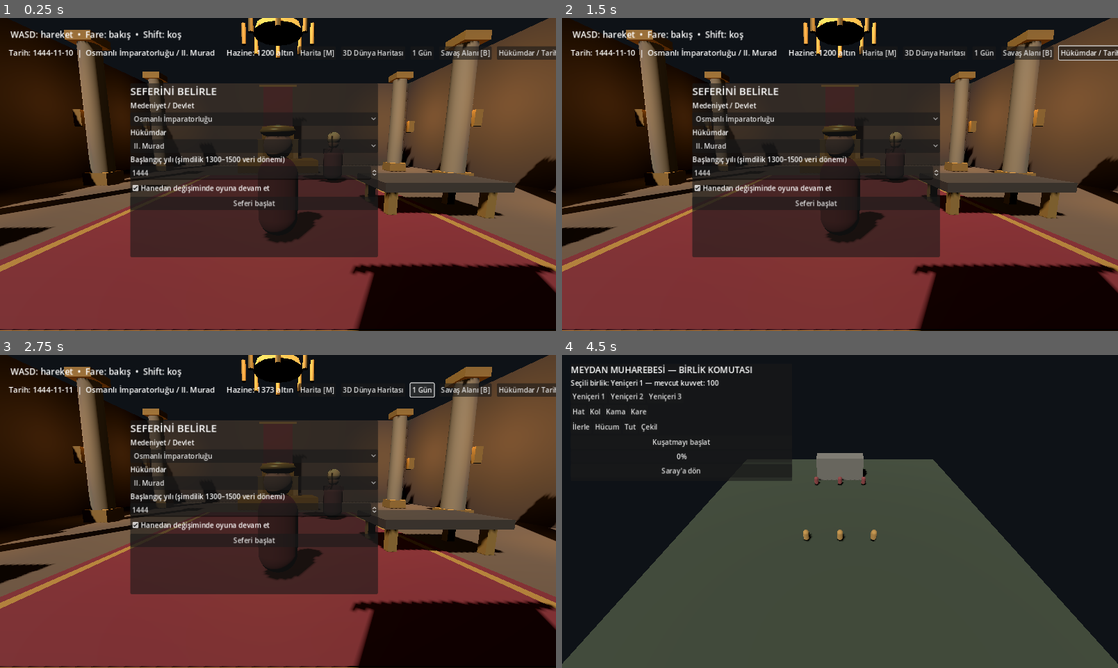
Above: before the commit, frames 1-4 (two rows, left to right).
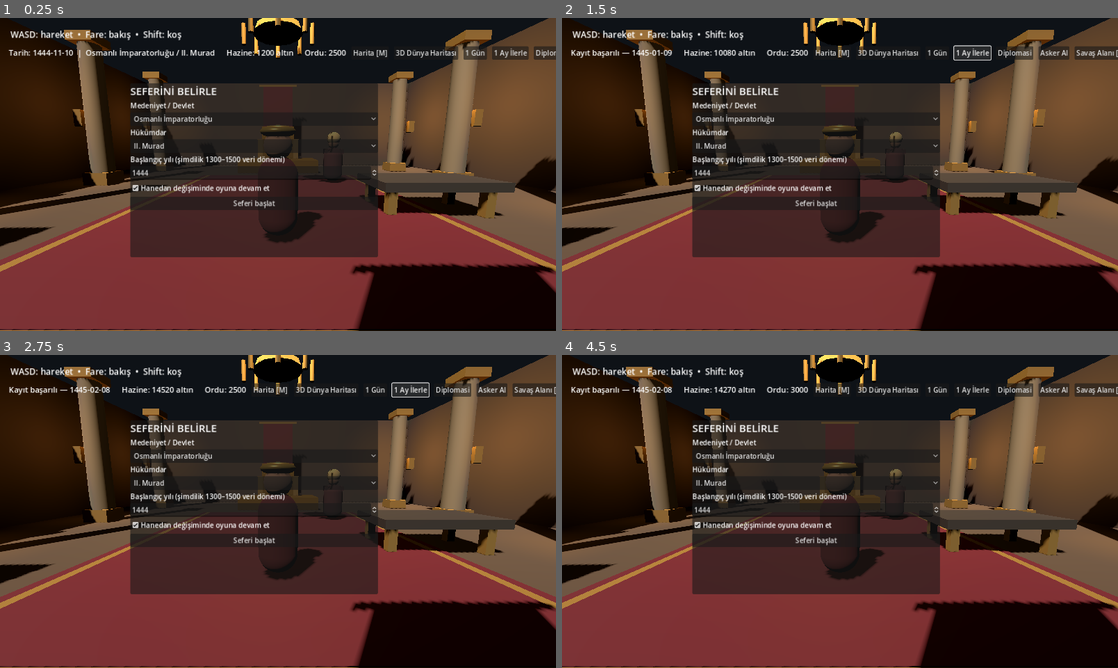
Above: after the commit, the same moments.

Repository: Yusuf-72/Chatgpt
Game: Godot game, scene res://scenes/palace.tscn
Same seed, same stepped clock (60 frames per second), same inputs: the game is played once before the commit and once after it.
Inputs (mouse positions are in pixels of both pictures, inside the frame that each line leads up to):
- Up to frame 1 (0.25 s): no input
- Up to frame 2 (1.5 s): click (1073, 52) at 0.5 s, where only the run after the commit has a clickable "1 Ay İlerle"; click (967, 52) at 1.25 s, where only the run after the commit has a clickable "1 Ay İlerle"
- Up to frame 3 (2.75 s): click (411, 389) at 2 s, where only the run after the commit has a clickable "1 Ay İlerle"
- Up to frame 4 (4.5 s): click (1012, 389) at 2.75 s, where only the run after the commit has a clickable "Diplomasi"; click (1051, 389) at 3.5 s, where only the run after the commit has a clickable "Asker Al"; click (840, 592) at 4.25 s, where only the run after the commit has a clickable "Tamam"

The runs differ from the first frame. In frame 1, 0.7% of the frame differs, in the area x 53-100%, y 8-14%; in frame 2, 1.5%; in frame 3, 1.5%; in frame 4, 76%, in the area x 0-100%, y 0-100%.

Commit message:
Add campaign economy, diplomacy and army recruitment systems

Diff:
--- a/godot/scripts/palace_manager.gd
+++ b/godot/scripts/palace_manager.gd
@@ -13,6 +13,7 @@
 var provinces: Array = []
 var selected_province: Dictionary = {}
 var is_mobile := false
+var army_label: Label
 
 func _ready() -> void:
 	is_mobile = OS.has_feature("mobile")
@@ -87,6 +88,9 @@
 	treasury_label = Label.new()
 	treasury_label.add_theme_font_size_override("font_size", 18)
 	top.add_child(treasury_label)
+	army_label = Label.new()
+	army_label.add_theme_font_size_override("font_size", 18)
+	top.add_child(army_label)
 	var map_button := Button.new()
 	map_button.text = "Harita [M]"
 	map_button.pressed.connect(_toggle_map)
@@ -99,6 +103,18 @@
 	advance_button.text = "1 Gün"
 	advance_button.pressed.connect(_advance_day)
 	top.add_child(advance_button)
+	var month_button := Button.new()
+	month_button.text = "1 Ay İlerle"
+	month_button.pressed.connect(_advance_month)
+	top.add_child(month_button)
+	var diplomacy_button := Button.new()
+	diplomacy_button.text = "Diplomasi"
+	diplomacy_button.pressed.connect(_open_diplomacy)
+	top.add_child(diplomacy_button)
+	var recruit_button := Button.new()
+	recruit_button.text = "Asker Al"
+	recruit_button.pressed.connect(_recruit_army)
+	top.add_child(recruit_button)
 	var battle_button := Button.new()
 	battle_button.text = "Savaş Alanı [B]"
 	battle_button.pressed.connect(_open_battlefield)
@@ -170,6 +186,10 @@
 	tax_button.text = "Vergi tahsil et"
 	tax_button.pressed.connect(_collect_tax)
 	right.add_child(tax_button)
+	var recruit_province_button := Button.new()
+	recruit_province_button.text = "Bu eyalete 500 asker al (250 altın)"
+	recruit_province_button.pressed.connect(_recruit_selected_province)
+	right.add_child(recruit_province_button)
 	var close_button := Button.new()
 	close_button.text = "Haritayı kapat"
 	close_button.pressed.connect(_toggle_map)
@@ -460,6 +480,61 @@
 	_refresh_campaign_hud()
 	_check_succession()
 
+func _advance_month() -> void:
+	if bool(SaveManager.campaign.get("ended", false)):
+		return
+	for i in range(30):
+		_advance_day()
+	var army_size := int(SaveManager.campaign.get("army", 2500))
+	var wages := int(ceil(float(army_size) / 100.0)) * 30
+	SaveManager.campaign["treasury"] = int(SaveManager.campaign.get("treasury", 0)) - wages
+	var stability := int(SaveManager.campaign.get("stability", 75))
+	if int(SaveManager.campaign.get("treasury", 0)) < 0:
+		SaveManager.campaign["stability"] = maxi(0, stability - 5)
+		SaveManager.campaign["treasury"] = 0
+	_refresh_campaign_hud()
+	_save_game()
+
+func _open_diplomacy() -> void:
+	open_ambassador_dialogue("DİVAN-I HÜMAYUN", "Komşu devletlerle ilişkileri nasıl yönetmek istiyorsun?", [
+		"Ticaret anlaşması öner", "Barış ve dostluk teklif et", "Askerî ittifak görüş", "Görüşmeyi bitir"
+	])
+
+func _recruit_army() -> void:
+	var cost := 250
+	var treasury := int(SaveManager.campaign.get("treasury", 0))
+	if treasury < cost:
+		_show_notice("Hazine yetersiz. 500 asker için 250 altın gerekiyor.")
+		return
+	SaveManager.campaign["treasury"] = treasury - cost
+	SaveManager.campaign["army"] = int(SaveManager.campaign.get("army", 2500)) + 500
+	_refresh_campaign_hud()
+	_save_game()
+	_show_notice("500 asker orduya katıldı. Aylık asker maaşı her 100 asker için 30 altın.")
+
+func _recruit_selected_province() -> void:
+	if selected_province.is_empty():
+		_show_notice("Önce bir eyalet seç.")
+		return
+	var cost := 250
+	var treasury := int(SaveManager.campaign.get("treasury", 0))
+	if treasury < cost:
+		_show_notice("Hazine yetersiz.")
+		return
+	SaveManager.campaign["treasury"] = treasury - cost
+	for i in range(provinces.size()):
+		if str(provinces[i].get("id", "")) == str(selected_province.get("id", "")):
+			provinces[i]["garrison"] = int(provinces[i].get("garrison", 0)) + 500
+			selected_province = provinces[i]
+			break
+	_refresh_campaign_hud()
+	_select_province(selected_province)
+	_save_game()
+	_show_notice("Seçili eyaletin garnizonuna 500 asker eklendi.")
+
+func _show_notice(message: String) -> void:
+	open_ambassador_dialogue("DEVLET BİLDİRİMİ", message, ["Tamam"])
+
 func _show_succession() -> void:
 	if succession_panel:
 		succession_panel.visible = true
@@ -503,6 +578,8 @@
 		date_label.text = "Tarih: %s  |  %s / %s" % [str(SaveManager.campaign.get("date", "")), str(SaveManager.campaign.get("realm", "")), str(SaveManager.campaign.get("ruler", ""))]
 	if treasury_label:
 		treasury_label.text = "   Hazine: %s altın" % str(SaveManager.campaign.get("treasury", 0))
+	if army_label:
+		army_label.text = "   Ordu: %s" % str(SaveManager.campaign.get("army", 2500))
 
 func _save_game() -> void:
 	if SaveManager.save_campaign():
